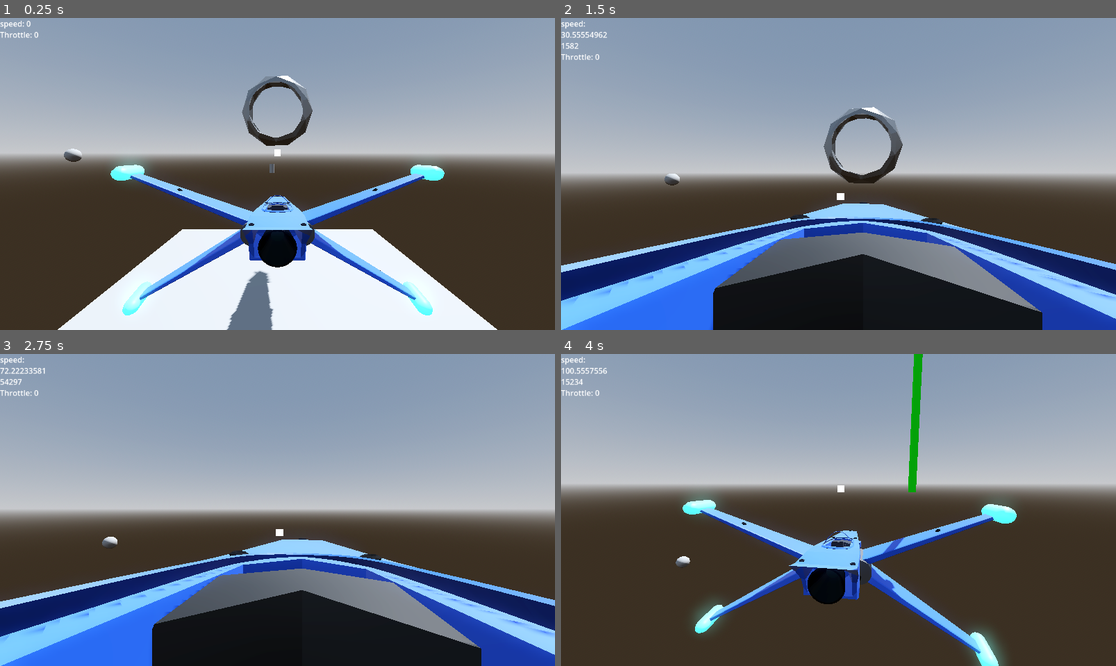
Above: before the commit, frames 1-4 (two rows, left to right).
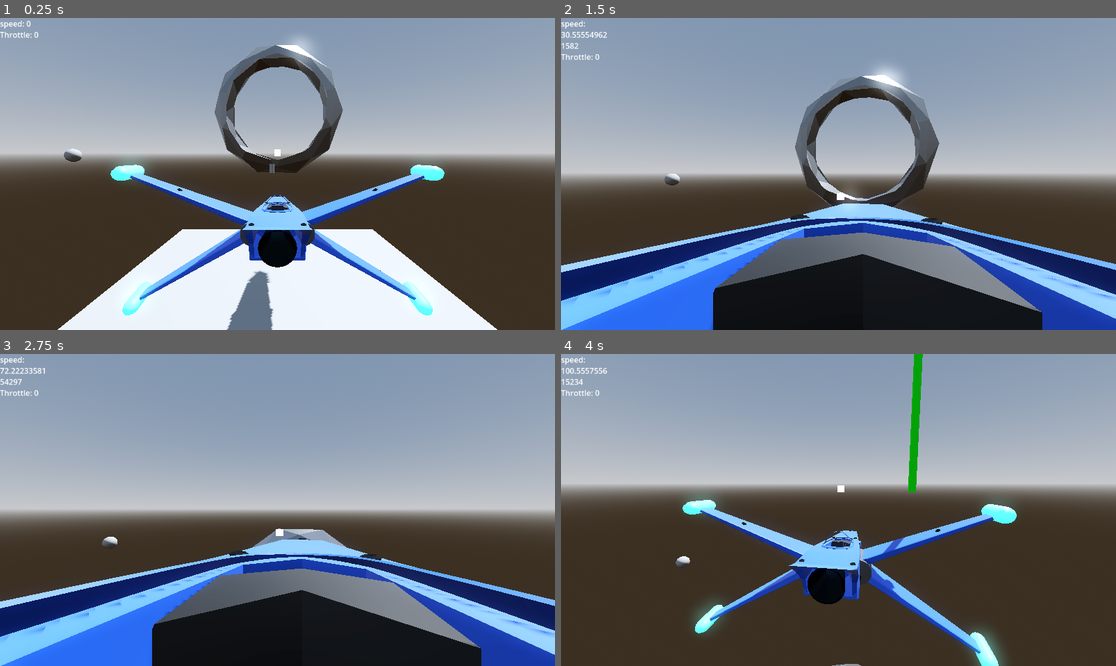
Above: after the commit, the same moments.

Repository: ZoeTheFox/oddity
Game: Godot game, scene res://Scenes/Main Scene/Main.tscn
The game is run twice, just before and just after one commit, with the same random seed, the same clock (stepped at 60 frames per second) and the same inputs.
Inputs (mouse positions are in pixels of both pictures, inside the frame that each line leads up to):
- Up to frame 1 (0.25 s): no input
- Up to frame 2 (1.5 s): tap Enter at 0.5 s; move the mouse to (866, 174) at 0.52 s; hold Alt (camera-look-around) 0.53-1.28 s; hold Space (move-up) from 0.53 s (still down); move the mouse to (810, 174) at 1.27 s; tap K (camera-switch-view) at 1.35 s
- Up to frame 3 (2.75 s): keep holding Space (move-up); move the mouse to (288, 503) at 2.02 s; hold Alt (camera-look-around) from 2.03 s (still down)
- Up to frame 4 (4 s): keep holding Space (move-up); move the mouse to (832, 516) at 2.77 s; release Alt (camera-look-around) at 2.78 s; tap K (camera-switch-view) at 2.85 s; move the mouse to (877, 513) at 3.52 s; hold Alt (camera-look-around) from 3.53 s (still down)

The runs differ from the first frame. In frame 1, 4.4% of the frame differs, in the area x 38-62%, y 6-50%; in frame 2, 5.0%, in the area x 42-69%, y 15-61%; in frame 3, 0.4%; in frame 4, less than 0.1%.

Commit message:
made rings bigger

Diff:
--- a/Oddity/Scenes/Rings/Ring/ring.tscn
+++ b/Oddity/Scenes/Rings/Ring/ring.tscn
@@ -14,7 +14,7 @@
 [node name="ring" type="Node3D"]
 
 [node name="RingMesh" type="MeshInstance3D" parent="."]
-transform = Transform3D(22, 0, 0, 0, 22, 0, 0, 0, 22, 0, 0, 0)
+transform = Transform3D(40, 0, 0, 0, 40, 0, 0, 0, 40, 0, 0, 0)
 mesh = ExtResource("1_pcvgq")
 surface_material_override/0 = SubResource("StandardMaterial3D_gsbq6")
 
